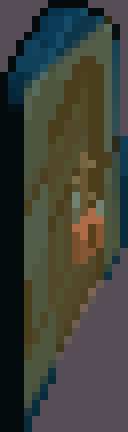
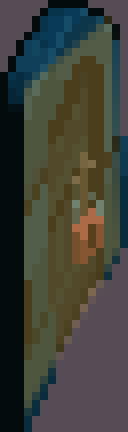
Layer changes from the first 128 × 432 image to the second:
painted on "RideDoorLeft_BronzeKey.png" over left=72, top=192, right=96, bottom=200
painted on "RideDoorLeft_GoldenKey.png" over left=72, top=192, right=96, bottom=200
